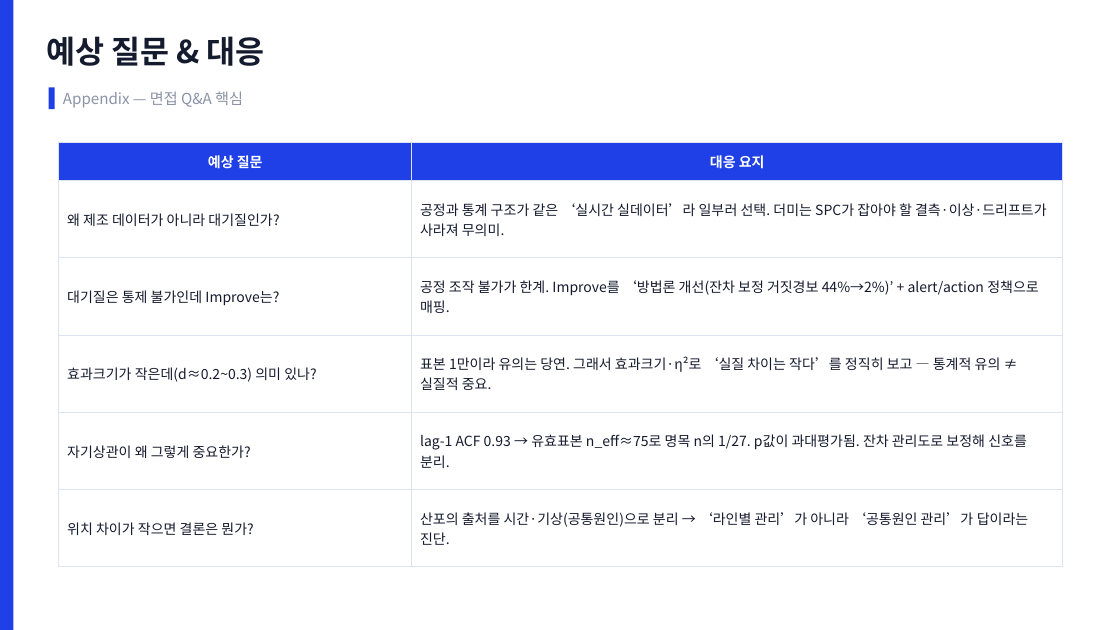
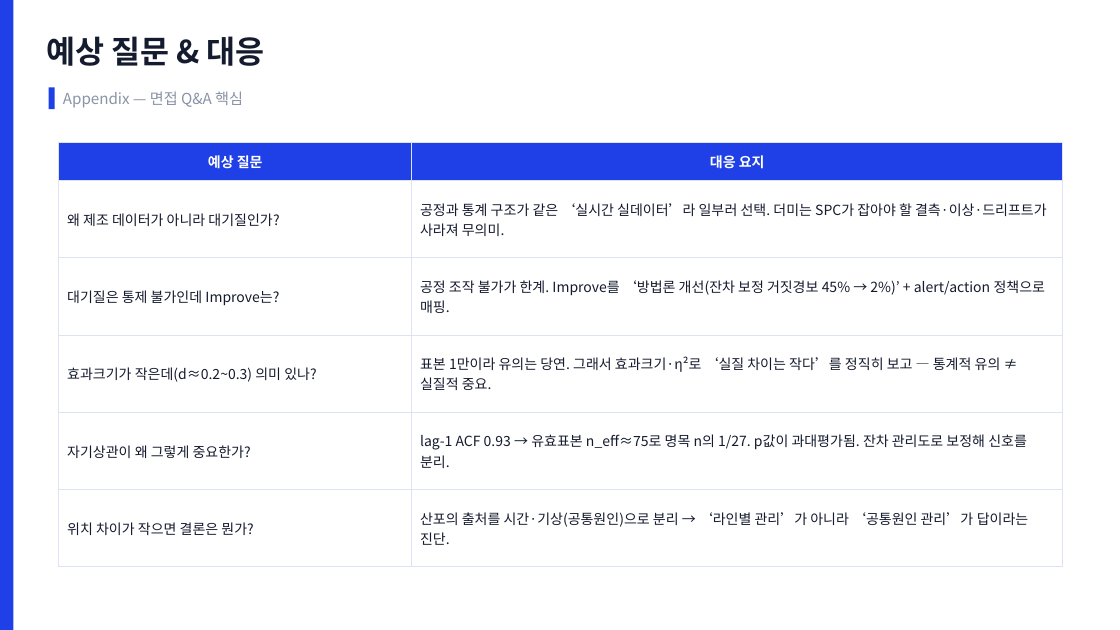
Before and after one commit to robinho0329/chungbuk-air-quality-monitor, a slide deck: slide 17 of reports/portfolio/포트폴리오_충북대기질_SPC.pptx. Drawn at 1120x630 pixels with LibreOffice and Linux fonts; fonts in the diff are those of the drawing. Boxes give left, top, right and bottom in pixels: in the first picture for what was removed or moved away, otherwise in the second. Text is boxed around its words. In the diff, an @@ line names an element or a change of style, - is before the commit and + after.

```diff
--- a/reports/portfolio/포트폴리오_충북대기질_SPC.pptx
+++ b/reports/portfolio/포트폴리오_충북대기질_SPC.pptx
@@ table at <box>59,143,1063,549</box> @@
-row 3, column 2: 공정 조작 불가가 한계. Improve를 ‘방법론 개선(잔차 보정 거짓경보 44%→2%)’ + alert/action 정책으로 매핑.
+row 3, column 2: 공정 조작 불가가 한계. Improve를 ‘방법론 개선(잔차 보정 거짓경보 45% → 2%)’ + alert/action 정책으로 매핑.
```
Also in this commit, not shown: 10 other slides changed, 2 other files.
